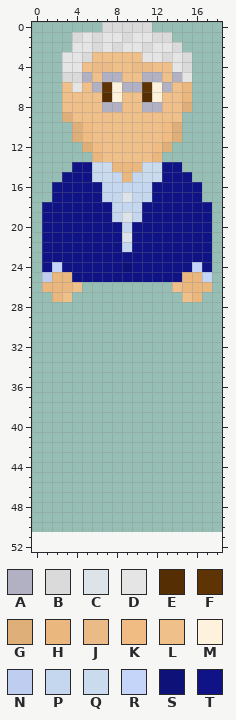
Two states of a pixel-art file, Assets/art/hamilton/Characters/BankerHandsUP.aseprite. The first picture shows the starting point.
64x64 pixels, 1 frame. Pixels under 10% opacity are left out. Colours within 5 levels of each other are drawn and written as one. The old version is drawn lined up with the new one, on the new canvas.
Palette (. is transparent): A #b2b1c3  B #dadada  C #dde4e9  D #e5e5e5  E #552f03  F #5e3404  G #deaf79  H #eab77f  J #eabb87  K #f1bc83  L #f0c08b  M #fef2dc  N #bfcdf1  P #c4d7ee  Q #cadbee  R #c5d4f9  S #0d1178  T #0f1386
Pixels before, first column x 1:
 0 ......BBBBB......
 1 ...BDBDDBDDBB....
 2 ...DDBDBDDBDDB...
 3 ..DDBLLLLLDDBDB..
 4 ..DDLJJLLJJLLDB..
 5 ..BBALAALLAALAD..
 6 ..LDLAFMAAFMALH..
 7 ..LLLLEMLLEMLLH..
 8 ..LLLLAALLAALLG..
 9 ..GLLLLLLLLLLL...
10 ...GKLLLLLLLKG...
11 ...GKLLLLLLLKG...
12 ....GKLLLLLKG....
13 .....HLLLLLH.....
14 ...TTQQHHHQQTT...
15 ..TTTQQPHPQQTTT..
16 .TTTTTPPPPPTTTTT.
17 .TTTTTPPCPPTTTTT.
18 TTTTTTTPPPTTTTTTT
19 TTTTTTTPCPTTTTTTT
20 TTTTTTTTPTTTTTTTT
21 TTTTTTTTCTTTTTTTT
22 TTTTTTTTPTTTTTTTT
23 TTTTTTTTTTTTTTTTT
24 TRTTTTTTSTTTTTTRT
25 NHHTTTTTTTTTTTHHR
26 HHHL.........LHHH
27 .HL...........LH.
The result:
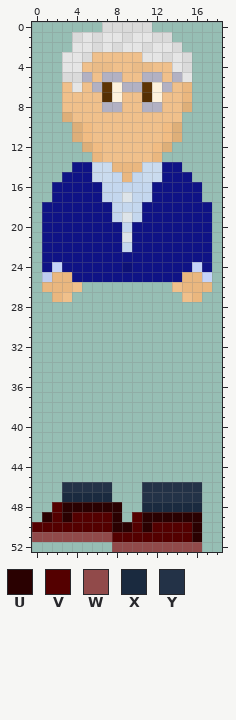
Colours new in this view: U #2a0101  V #540000  W #914a4a  X #1a2a3f  Y #233247
Difference:
canvas 64x64 -> 19x53, the old top-left corner now at -22,-13 (the part of the old canvas that was cut away was empty and is not shown)
Colour U is added in row 48 at x 3 to 8; in row 49 at x 1, 3, 8 and 11 to 16; in row 50 at x 8 to 9, 11 and 16; in row 51 at x 16.
Colour V is added in row 48 at x 2; in row 49 at x 2, 4 to 7 and 10; in row 50 at x 0 to 7, 10 and 12 to 15; in row 51 at x 8 to 15.
Colour W is added in row 51 at x 0 to 7; in row 52 at x 8 to 16.
Colour X is added in row 47 at x 3 to 7; in row 48 at x 11 to 16.
Colour Y is added in row 46 at x 3 to 7 and 11 to 16; in row 47 at x 11 to 16.
